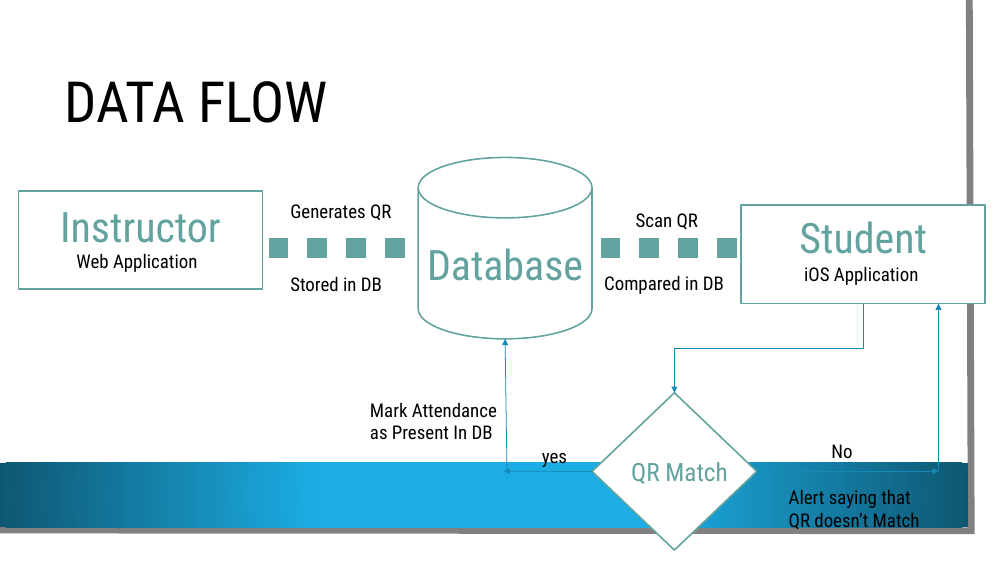
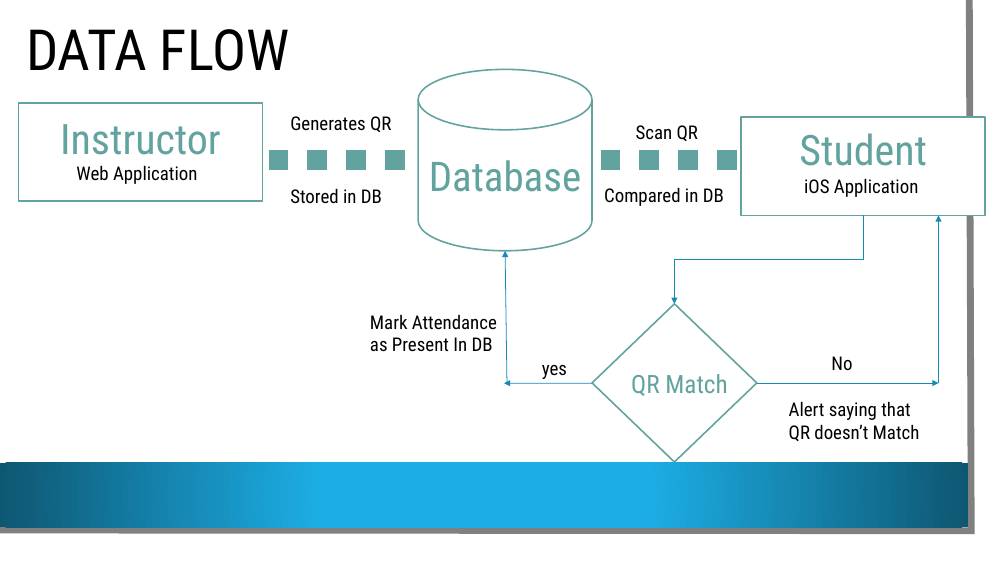
Before and after one commit to VamsiDevalla/Student-Attendance-Tracking, a slide deck: slide 7 of final ppt.pptx (slide 8 before the commit). Drawn at 1008x567 pixels with LibreOffice and Linux fonts; fonts in the diff are those of the drawing; background and template pictures are left out. Boxes give left, top, right and bottom in pixels: in the first picture for what was removed or moved away, otherwise in the second. Text is boxed around its words. In the diff, an @@ line names an element or a change of style, - is before the commit and + after.

Commit message:
final ppt changes

```diff
--- a/final ppt.pptx
+++ b/final ppt.pptx
@@ title "DATA FLOW": place and size @@
-title "DATA FLOW" at box(64, 81, 328, 123)
+title "DATA FLOW" at box(26, 29, 290, 71)
@@ cylinder "Database": place and size @@
-cylinder "Database" at box(418, 157, 592, 339)
+cylinder "Database" at box(418, 70, 592, 251)
@@ cylinder "Database" at box(418, 70, 592, 251): size 40 to 39 pt @@
@@ 13 texts, 3 arrows, 2 lines, 2 rectangles, 2 elbow arrows, 1 diamond: place and size @@
-13 texts, 3 arrows, 2 lines, 2 rectangles, 2 elbow arrows, 1 diamond at box(19, 191, 985, 551)
+13 texts, 3 arrows, 2 lines, 2 rectangles, 2 elbow arrows, 1 diamond at box(19, 103, 985, 462)
```
Also in this commit, not shown: 4 other slides changed, 1 slide added.
